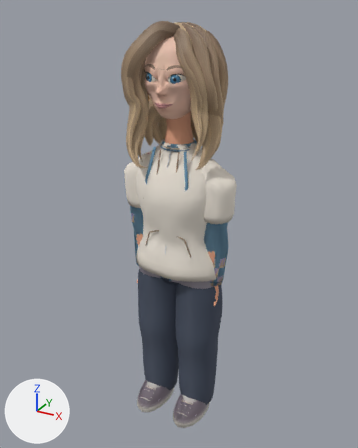
The glTF model src/assets/characters/remake/alina.glb, before and after one commit.
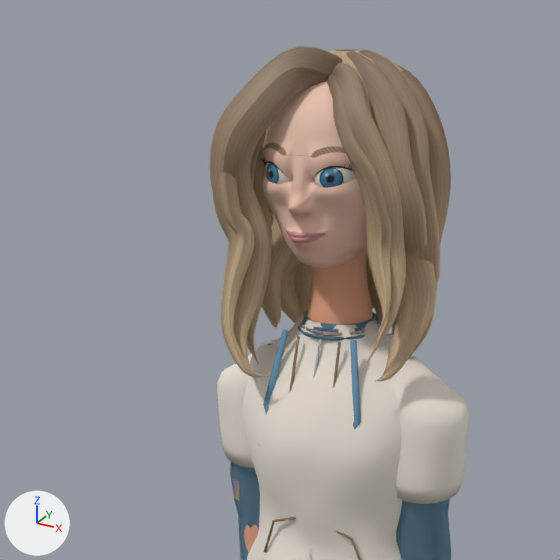
The first picture shows the older version from a 50 mm lens placed at (1.033, -1.866, 1.986), pointed at (-0.008, 0.028, 1.039). The close-ups show the older and then the newer version on the part from 8% to 77% of the width and 0% to 56% of the height of that picture. Only the edits that show in the close-ups are written down. The axes (+X, +Y, +Z) are drawn at lower left. The lights are the same throughout. Vertices at exactly the same position are counted once.

The first close-up shows 'Eyes', 'Forearms', 'Portrait and eyelids.001', 'Sculpted exposed skin', 'Sculpted hairstyle', 'Signature upper', 'street upper', 'summer upper' and 3 more.
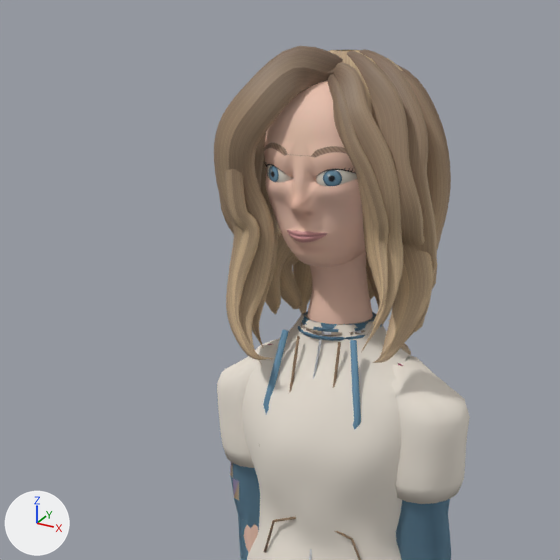
Location of each change, [x1, y1, x2, y2] in pixels of the close-ups (560 x 560 px; the box of a moved part takes in the faces that stretch with it):
'Sculpted hairstyle', reshaped: before [210, 46, 451, 383]; after [214, 46, 451, 365]
'Portrait and eyelids.001', reshaped: before [261, 81, 367, 268]; after [263, 81, 366, 268]
'Eyes', reshaped, recoloured (15% shorter): before [265, 163, 356, 188]; after [267, 165, 357, 186]
part 1 of me_eyes, moved or reshaped: before [320, 168, 343, 188]; after [323, 170, 342, 186]
part 2 of me_eyes, moved or reshaped: before [265, 163, 293, 184]; after [267, 165, 293, 182]
part 3 of me_eyes, moved or reshaped: before [314, 167, 356, 187]; after [316, 170, 357, 186]
part 4 of me_eyes, recoloured: [269, 167, 340, 186] in both
part 5 of me_eyes, recoloured: before [266, 163, 343, 188]; after [269, 166, 342, 186]
part 6 of me_forearms, recoloured: [244, 524, 258, 553] in both
part 7 of me_portrait_and_eyelids, moved or reshaped: before [313, 166, 353, 179]; after [316, 169, 356, 177]
part 8 of me_portrait_and_eyelids, moved or reshaped: before [263, 136, 366, 268]; after [264, 137, 366, 268]
part 9 of me_sculpted_exposed_skin, recoloured: before [268, 204, 373, 324]; after [307, 251, 373, 324]

What changed in the scene script:
```text
Change me_eyes:
    remove me_eyes.from_pydata(...)  # 3304 vertices, 6160 faces; spans x -0.098..0.098, y -0.135..-0.083, z 1.705..1.744
    add me_eyes.from_pydata(...)  # 3304 vertices, 6160 faces; spans x -0.097..0.097, y -0.129..-0.081, z 1.709..1.739
    me_eyes part 1: the loose piece of 945 vertices spanning x 0.041..0.079, y -0.135..-0.117, z 1.705..1.743 is scaled about its middle by (0.791, 0.77, 0.791), then moved by (0.0, 0.004, 0.0)
    me_eyes part 2: 707 of 3304 vertices moved; they spanned x -0.098..-0.022, y -0.134..-0.083, z 1.709..1.744 and now span x -0.097..-0.023, y -0.129..-0.081, z 1.711..1.739; mean shift (0.0, 0.005, -0.001); largest move (-0.062, -0.124, 1.744) -> (-0.062, -0.121, 1.739)
    me_eyes part 3: 707 of 3304 vertices moved; they spanned x 0.022..0.098, y -0.134..-0.083, z 1.709..1.744 and now span x 0.023..0.097, y -0.129..-0.081, z 1.711..1.739; mean shift (0.0, 0.005, -0.001); largest move (0.062, -0.124, 1.744) -> (0.062, -0.121, 1.739)
    me_eyes part 4: 1706 faces centred in x -0.076..0.076, y -0.135..-0.12, z 1.708..1.74 are repainted in the vertex colours; the middle colour goes from blue #447da0 to blue #6d93aa
    me_eyes part 5: 814 faces centred in x -0.078..0.078, y -0.135..-0.117, z 1.706..1.742 are repainted in the vertex colours; the middle colour goes from dark blue #27546c to dark blue #476479
    other edits to the shape of me_eyes do not show in these pictures
Change me_forearms:
    where me_forearms.from_pydata(...)  # 1440 vertices, 2872 faces; spans x -0.239..0.239, y -0.041..0.049, z 0.774..1.213
    me_forearms part 6: 2872 faces centred in x -0.238..0.238, y -0.04..0.048, z 0.774..1.213 are repainted in the vertex colours; the middle colour goes from beige #e6a685 to beige #ecc4b1
Change me_portrait_and_eyelids:
    remove me_portrait_and_eyelids.from_pydata(...)  # 9172 vertices, 17692 faces; spans x -0.133..0.133, y -0.163..0.152, z 1.551..1.901
    add me_portrait_and_eyelids.from_pydata(...)  # 9172 vertices, 17692 faces; spans x -0.129..0.129, y -0.155..0.152, z 1.551..1.901
    me_portrait_and_eyelids part 7: the loose piece of 168 vertices spanning x 0.022..0.098, y -0.135..-0.085, z 1.716..1.746 is scaled about its middle by (0.958, 0.937, 0.764), then moved by (0.0, 0.003, -0.002)
    me_portrait_and_eyelids part 8: 6275 of 9172 vertices moved; they spanned x -0.133..0.133, y -0.163..0.145, z 1.551..1.788 and now span x -0.129..0.129, y -0.155..0.145, z 1.551..1.788; mean shift (0.0, 0.002, 0.0); largest move (0.0, -0.137, 1.609) -> (0.0, -0.124, 1.609)
    other edits to the shape of me_portrait_and_eyelids do not show in these pictures
Change me_sculpted_exposed_skin:
    where me_sculpted_exposed_skin.from_pydata(...)  # 4637 vertices, 9002 faces; spans x -0.223..0.223, y -0.059..0.078, z 0.665..1.722
    me_sculpted_exposed_skin part 9: 7424 faces centred in x -0.223..0.223, y -0.059..0.074, z 0.665..1.721 are repainted in the vertex colours; the middle colour goes from beige #e4a584 to beige #eac2af
Change me_sculpted_hairstyle:
    remove me_sculpted_hairstyle.from_pydata(...)  # 11507 vertices, 22288 faces; spans x -0.225..0.225, y -0.166..0.191, z 1.328..1.934
    add me_sculpted_hairstyle.from_pydata(...)  # 11507 vertices, 22288 faces; spans x -0.214..0.215, y -0.159..0.19, z 1.363..1.934
    me_sculpted_hairstyle part 10: 9121 of 11507 vertices moved; they spanned x -0.225..0.225, y -0.166..0.191, z 1.328..1.934 and now span x -0.214..0.215, y -0.159..0.19, z 1.363..1.934; mean shift (0.0, 0.002, 0.011); largest move (-0.112, -0.115, 1.328) -> (-0.105, -0.109, 1.364)
```
